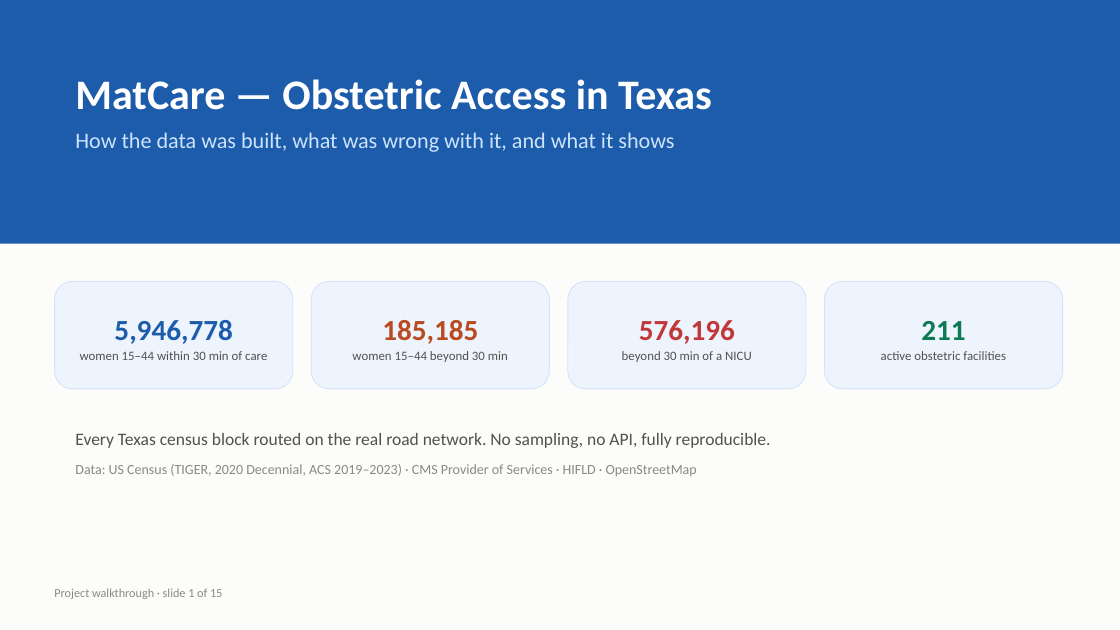
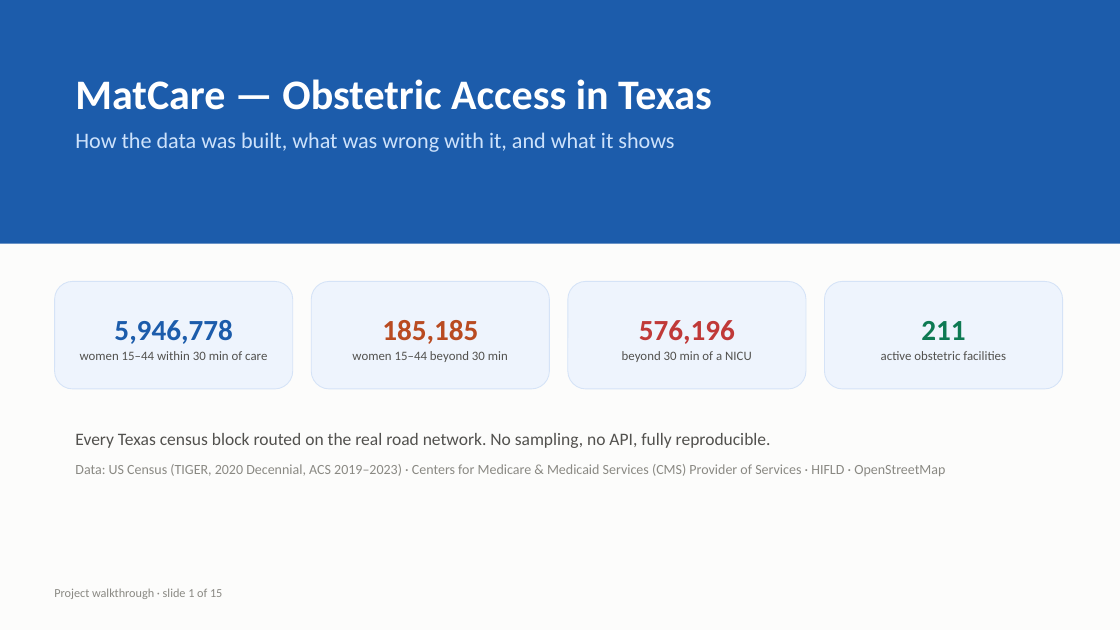
Before and after one commit to ahosain/MatCare, a slide deck: slide 1 of results/MatCare_Project_Walkthrough.pptx. Drawn at 1120x630 pixels with LibreOffice and Linux fonts; fonts in the diff are those of the drawing. Boxes give left, top, right and bottom in pixels: in the first picture for what was removed or moved away, otherwise in the second. Text is boxed around its words. In the diff, an @@ line names an element or a change of style, - is before the commit and + after.

```diff
--- a/results/MatCare_Project_Walkthrough.pptx
+++ b/results/MatCare_Project_Walkthrough.pptx
@@ text at bbox=[75, 464, 945, 476]: text changed @@
-Data: US Census (TIGER, 2020 Decennial, ACS 2019–2023) · CMS Provider of Services · HIFLD · OpenStreetMap
+Data: US Census (TIGER, 2020 Decennial, ACS 2019–2023) · Centers for Medicare & Medicaid Services (CMS) Provider of Services · HIFLD · OpenStreetMap
```
Also in this commit, not shown: 3 other files.
